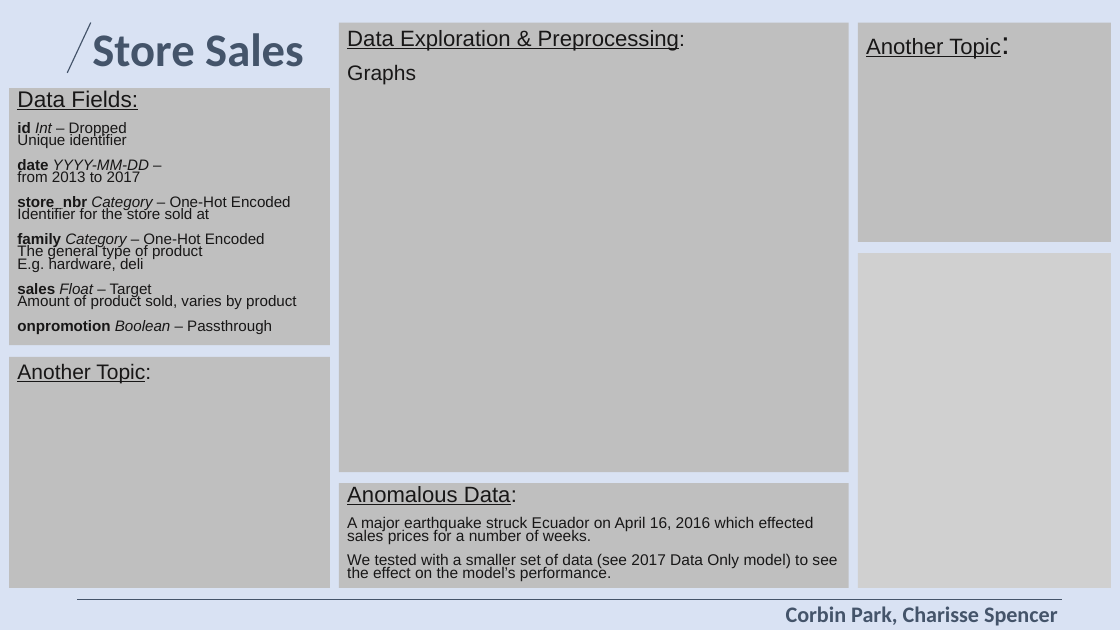
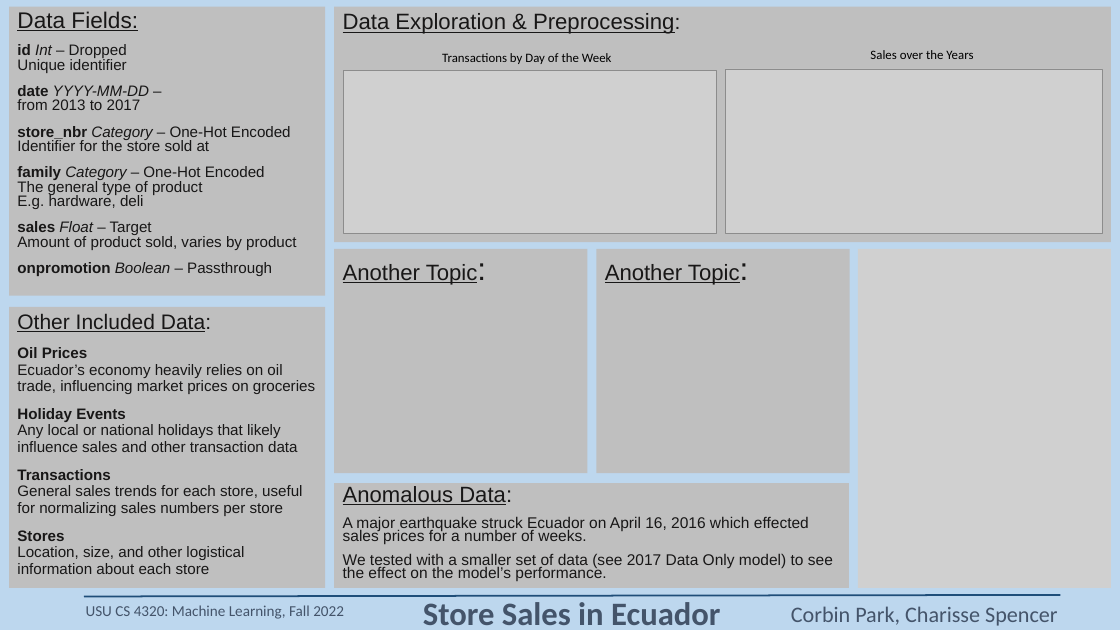
Before and after one commit to Nibroc00/Store-Sales-Machine-Learning, a slide deck: slide 1 of Presentation Slide.pptx. Drawn at 1120x630 pixels with LibreOffice and Linux fonts; fonts in the diff are those of the drawing; grey boxes stand for pictures. Boxes give left, top, right and bottom in pixels: in the first picture for what was removed or moved away, otherwise in the second. Text is boxed around its words. In the diff, an @@ line names an element or a change of style, - is before the commit and + after.

Commit message:
Typo fixes, poster edits

```diff
--- a/Presentation Slide.pptx
+++ b/Presentation Slide.pptx
@@ rectangle at (0, 0, 1120, 630): fill #4472C4 at 20% opacity to #BDD7EE @@
@@ subtitle "Data Fields:": place and size @@
-subtitle "Data Fields:" at (9, 88, 330, 345)
+subtitle "Data Fields:" at (9, 7, 325, 296)
@@ subtitle "Data Fields:" at (9, 7, 325, 296): line spacing 0.7 to 0.8 @@
@@ line removed from (91, 23) to (67, 73) @@
@@ rectangle "Data Exploration & Preprocessing:": place and size @@
-rectangle "Data Exploration & Preprocessing:" at (339, 23, 849, 472)
+rectangle "Data Exploration & Preprocessing:" at (334, 7, 1112, 242)
@@ title removed at (92, 33, 303, 67) @@
-Store Sales
@@ text added at (442, 53, 612, 64), 11 pt, text #000000 @@
+Transactions by Day of the Week
@@ text added at (870, 50, 973, 59), 11 pt, text #000000 @@
+Sales over the Years
@@ picture added at (344, 71, 717, 234) @@
@@ text in rectangle at (347, 65, 416, 85): paragraph removed @@
-Graphs
@@ picture added at (725, 69, 1102, 234) @@
@@ rectangle "Another Topic:": place and size @@
-rectangle "Another Topic:" at (858, 23, 1111, 242)
+rectangle "Another Topic:" at (334, 249, 587, 473)
@@ rectangle "Another Topic:": place and size @@
-rectangle "Another Topic:" at (9, 357, 330, 588)
+rectangle "Another Topic:" at (597, 249, 849, 473)
@@ rectangle "Another Topic:" at (597, 249, 849, 473): size 18 to 19 pt; size 18 to 27 pt in "Topic:" @@
@@ picture: place and size @@
-picture at (858, 253, 1111, 588)
+picture at (858, 249, 1111, 588)
@@ rectangle added at (9, 307, 325, 588), fill #BFBFBF, 13 pt, text #181717 @@
+Other Included Data:
+Oil Prices
+Ecuador’s economy heavily relies on oil trade, influencing market prices on groceries
+Holiday Events
+Any local or national holidays that likely influence sales and other transaction data
+Transactions
+General sales trends for each store, useful for normalizing sales numbers per store
+Stores
+Location, size, and other logistical information about each store
@@ rectangle "Anomalous Data:": place and size @@
-rectangle "Anomalous Data:" at (339, 483, 849, 588)
+rectangle "Anomalous Data:" at (334, 483, 849, 588)
@@ line moved from (1062, 599) - (77, 599) to (84, 597) - (1060, 595) @@
@@ line (84, 597) - (1060, 595): stroke #44546A 1 pt to #1F4E79 1.5 pt @@
@@ text "Corbin Park, Charisse Spencer" at (791, 606, 1057, 626): bold off @@
@@ text added at (86, 605, 344, 619), 13 pt, text #44546A @@
+USU CS 4320: Machine Learning, Fall 2022
@@ text added at (423, 602, 720, 625), 28 pt, text #44546A, bold @@
+Store Sales in Ecuador
```
Also in this commit, not shown: 1 other file.
